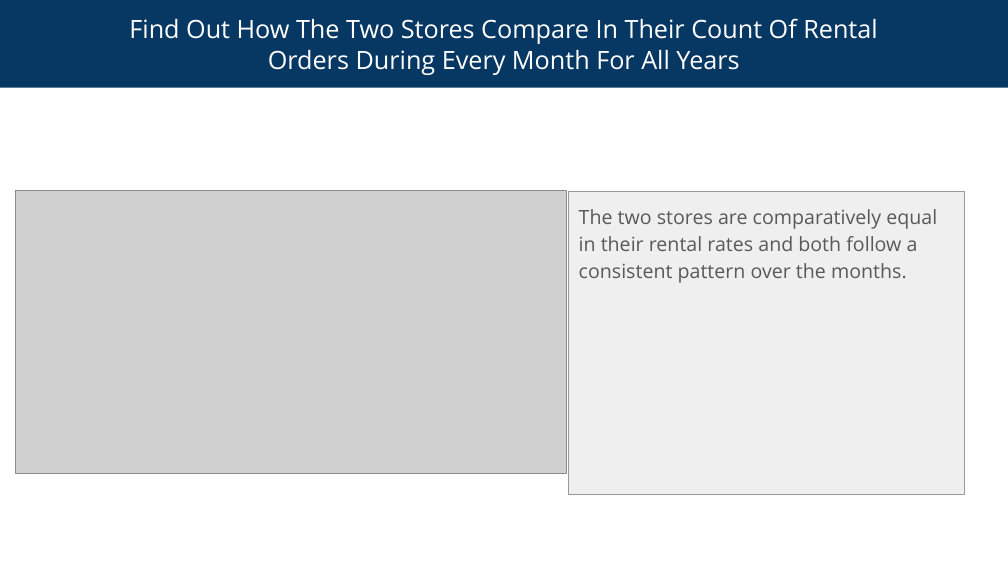
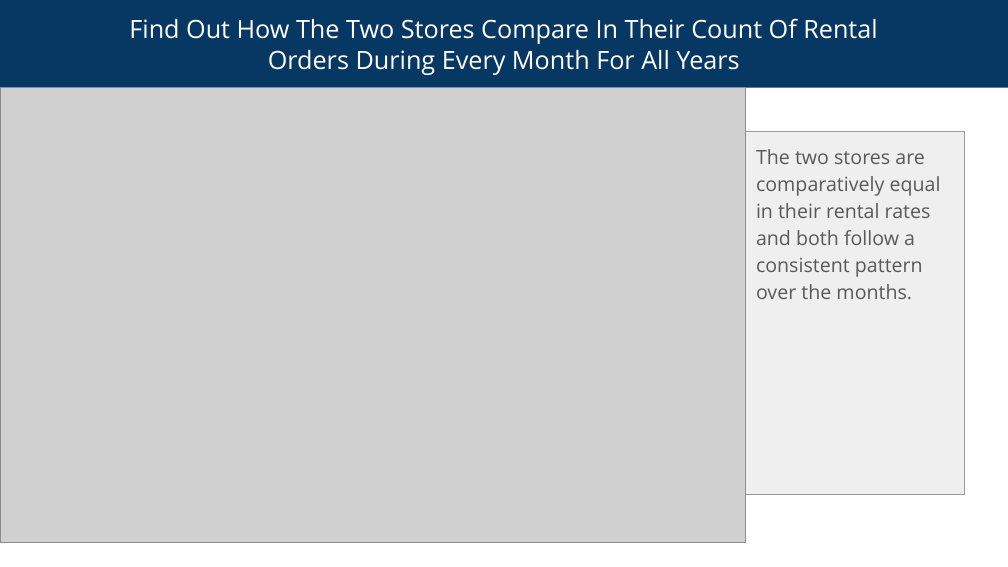
Before and after one commit to ssi112/programming-data-science-python, a slide deck: slide 3 of projects/1_investigate_rdb/project1_visualizations.odp. Drawn at 1008x567 pixels with LibreOffice and Linux fonts; fonts in the diff are those of the drawing; grey boxes stand for pictures. Boxes give left, top, right and bottom in pixels: in the first picture for what was removed or moved away, otherwise in the second. Text is boxed around its words. In the diff, an @@ line names an element or a change of style, - is before the commit and + after.

```diff
--- a/projects/1_investigate_rdb/project1_visualizations.odp
+++ b/projects/1_investigate_rdb/project1_visualizations.odp
@@ picture: place and size @@
-picture at bbox=[16, 191, 568, 473]
+picture at bbox=[0, 88, 746, 543]
@@ text "The two stores are comparatively ...": place and size @@
-text "The two stores are comparatively ..." at bbox=[569, 192, 965, 495]
+text "The two stores are comparatively ..." at bbox=[746, 131, 965, 495]
```
Also in this commit, not shown: 3 other slides changed, 5 other files.
